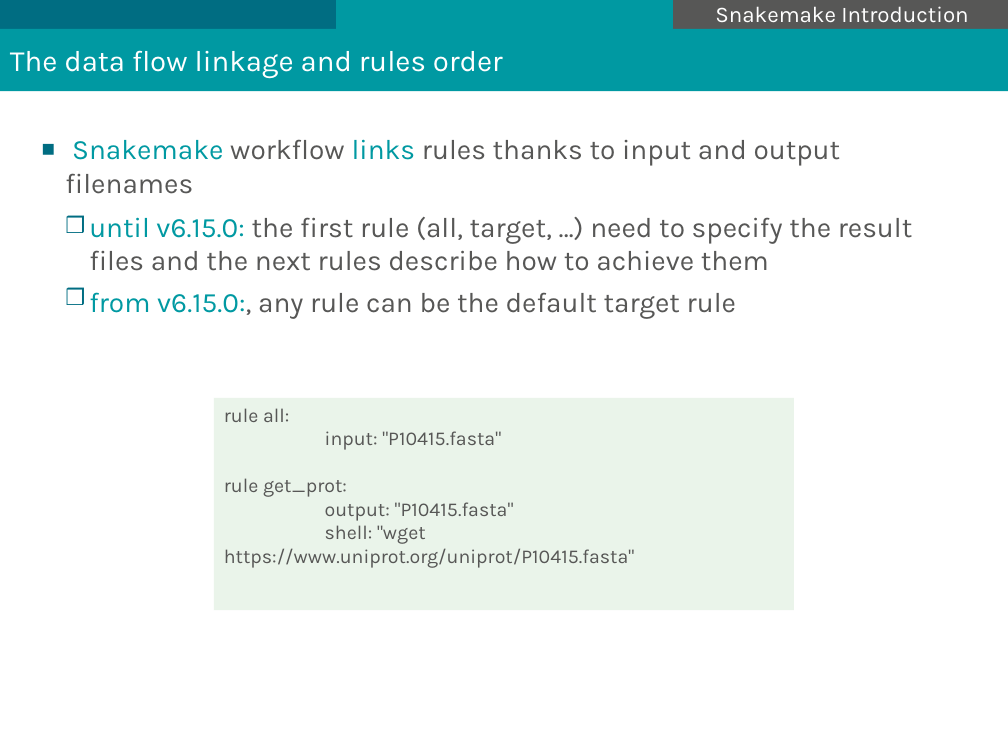
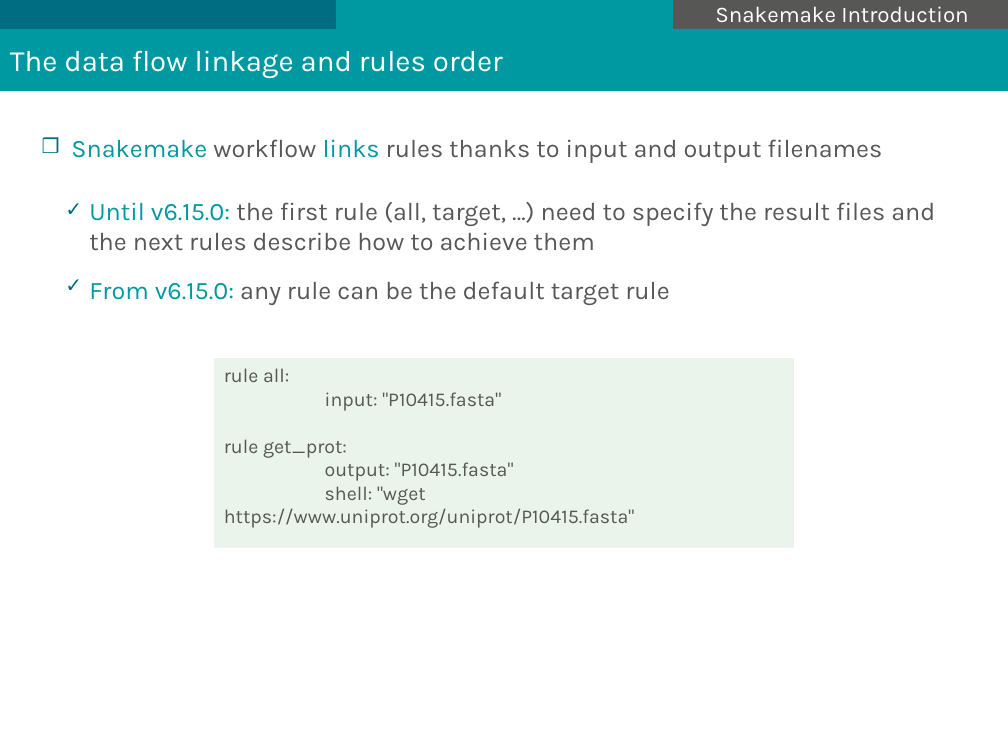
Before and after one commit to mesocentre-clermont-auvergne/formation_fair, a slide deck: slide 11 of fair_environnement/snakemake_cours/introduction_snakemake.odp (slide 10 before the commit). Drawn at 1008x756 pixels with LibreOffice and Linux fonts; fonts in the diff are those of the drawing; background and template pictures are left out. Boxes give left, top, right and bottom in pixels: in the first picture for what was removed or moved away, otherwise in the second. Text is boxed around its words. In the diff, an @@ line names an element or a change of style, - is before the commit and + after.

```diff
--- a/fair_environnement/snakemake_cours/introduction_snakemake.odp
+++ b/fair_environnement/snakemake_cours/introduction_snakemake.odp
@@ text at (x1=71, y1=139, x2=882, y2=163): size 20 to 18 pt in "Snakemake workflow links rules thanks to input ..."; bullet ■ to ❒; more space between paragraphs @@
@@ text at (x1=89, y1=202, x2=935, y2=305): text changed; size 20 to 18 pt @@
-  ❒ until v6.15.0: the first rule (all, target, …) need to specify the result files and the next rules describe how to achieve them
-  ❒ from v6.15.0:, any rule can be the default target rule
+  ✓ Until v6.15.0: the first rule (all, target, …) need to specify the result files and the next rules describe how to achieve them
+  ✓ From v6.15.0: any rule can be the default target rule
@@ rectangle "rule all:" resized from (x1=214, y1=398, x2=793, y2=611) to (x1=214, y1=358, x2=793, y2=547) @@
```
Also in this commit, not shown: 15 other slides changed, 1 slide added, 1 other file.
